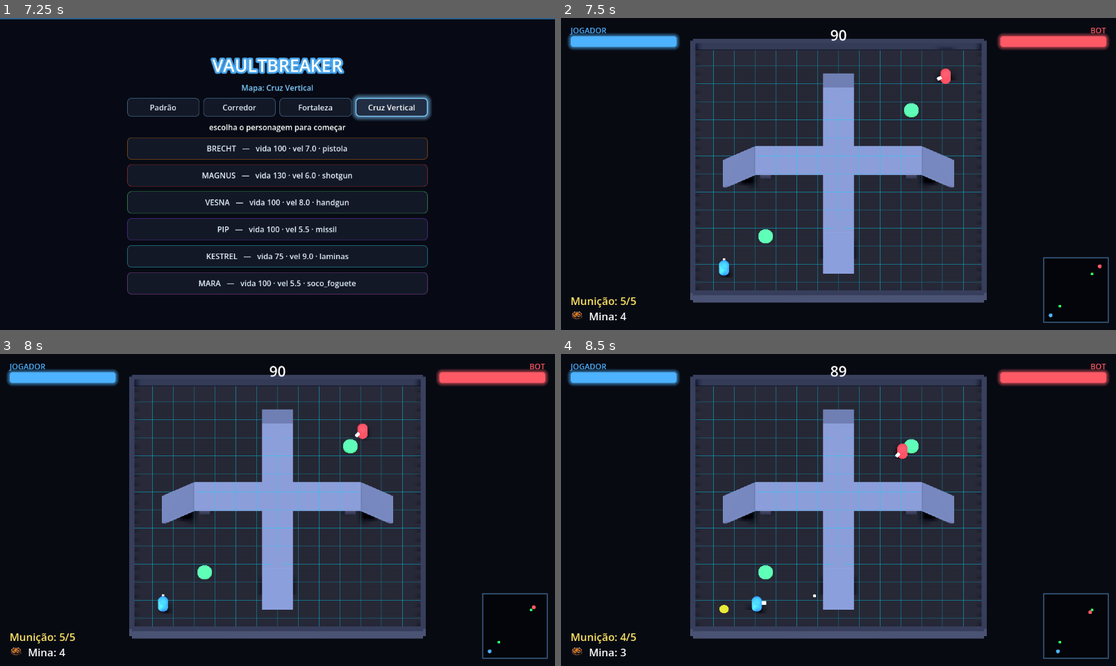
Above: before the commit, frames 1-4 (two rows, left to right).
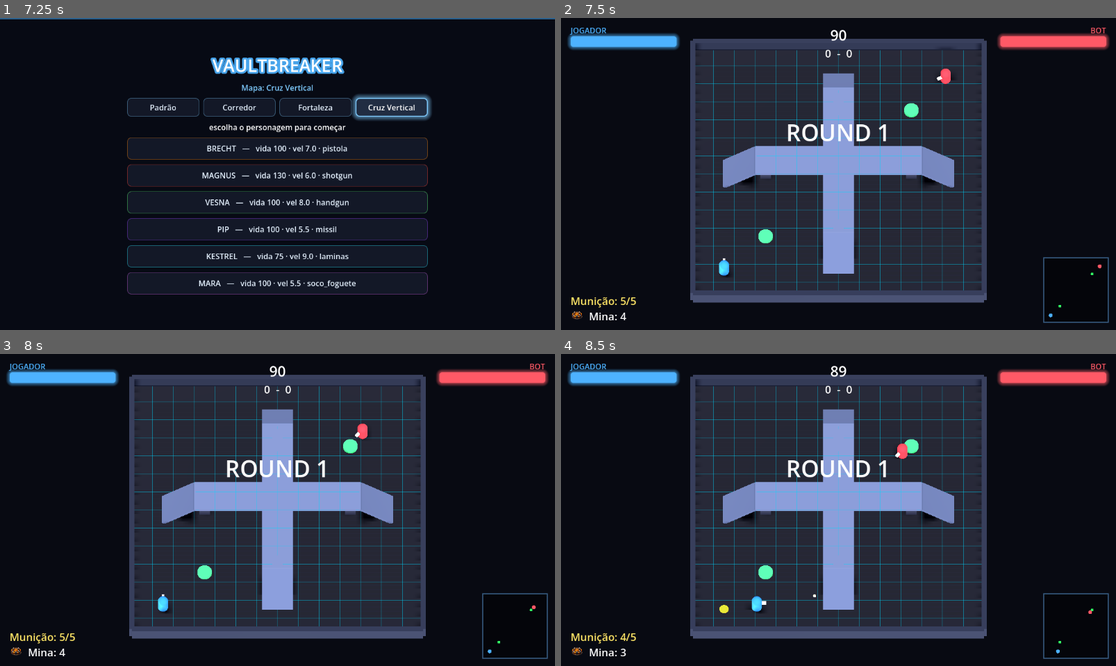
Above: after the commit, the same moments.

Repository: Philipe91/GamePh
Game: Godot game, scene res://scenes/ui/titulo.tscn
Same seed, same stepped clock (60 frames per second), same inputs: the game is played once before the commit and once after it.
Inputs (mouse positions are in pixels of both pictures, inside the frame that each line leads up to):
- Up to frame 1 (7.25 s): click "Normal" at 0.5 s; click "Normal" at 1.25 s; click "Fácil" at 2 s; click "Difícil" at 2.75 s; click "VS COM (contra o bot)" at 3.5 s; click "Padrão" at 4.25 s; click "Corredor" at 5 s; click "Fortaleza" at 5.75 s; click "Cruz Vertical" at 6.5 s
- Up to frame 2 (7.5 s): click "BRECHT — vida 100 · vel 7.0 ·…" at 7.25 s
- Up to frame 3 (8 s): no input
- Up to frame 4 (8.5 s): tap Enter (ui_accept) at 8, 8.27 s; move the mouse to (960, 494) at 8.02 s; hold D from 8.03 s (still down); tap Space at 8.1 s; click (960, 494) at 8.17 s

Frame 1 is identical in both runs. In frame 2, 0.5% of the frame differs, in the area x 40-59%, y 10-40%; in frame 3, 0.5%; in frame 4, 0.5%.

Commit message:
G3 (gameplay): partida em rounds (melhor de 3) com placar e reset
- game_manager: v1/v2/round_num, ROUNDS_PRA_VENCER=2, pausa entre rounds; sinais
  round_comecou/round_acabou/placar_mudou; partida_acabou so no fim do match
- combatente.reiniciar() (vida/municao/status) + bot.reiniciar() (estado de IA);
  grid_manager.limpar_armadilhas(); arena reseta posicoes+vida+armadilhas a cada round
  (field traps/Vaults permanecem); HUD placar + anuncio "ROUND N"
- GDD 7.3 atualizado com a decisao de rounds; PLANO atualizado
- teste headless: round 1 (1-0, partida nao acaba), transicao auto pro round 2, match 2-0. 120/120

Diff:
--- a/autoloads/game_manager.gd
+++ b/autoloads/game_manager.gd
@@ -1,29 +1,42 @@
 extends Node
-## GameManager — autoload (singleton) do estado da partida (GDD seção 4 / bloco 5).
+## GameManager — autoload (singleton) do estado da partida.
 ##
-## Cuida do relógio de 90s e das regras de vitória:
-##  - Vence quem zerar o Healer do oponente.
-##  - Se o tempo acabar, vence quem tomou MENOS dano (maior Healer); empate possível.
+## Partida em ROUNDS (melhor de 3 — GDD 12, [decisão 2026-06-19]): vence quem ganhar 2
+## rounds. Cada round tem relógio de 90s; vence o round quem zerar o Healer do oponente,
+## ou (no fim do tempo) quem tomou menos dano. Entre rounds há uma pausa curta; a arena
+## reseta posições, vida cheia e armadilhas ao ouvir `round_comecou`.
 ##
 ## Não referencia player/bot por nome: a arena registra os combatentes em
 ## iniciar_partida() e o GameManager ouve o sinal healer_zerou de cada um.
 
 ## Emitido a cada tick com o tempo restante (a HUD ouve).
 signal tempo_mudou(restante: float)
-## Emitido uma vez ao fim. vencedor_id: 1=jogador, 2=bot, 0=empate.
+## Emitido ao FIM DA PARTIDA (alguém fez 2 rounds). vencedor_id: 1=jogador, 2=bot.
 signal partida_acabou(vencedor_id: int, motivo: String)
-## Emitido uma vez quando faltam 30s (a arena solta o Spark Bit — GDD 7.3).
+## Emitido ao fim de cada ROUND (com o placar atualizado).
+signal round_acabou(vencedor_id: int, motivo: String, v1: int, v2: int)
+## Emitido no começo de cada round (a arena reseta e a HUD anuncia "ROUND N").
+signal round_comecou(numero: int)
+## Emitido quando o placar muda (a HUD atualiza).
+signal placar_mudou(v1: int, v2: int)
+## Emitido uma vez por round quando faltam 30s (a arena solta o Spark Bit — GDD 7.3).
 signal faltam_30s
 
 const DURACAO_PARTIDA: float = 90.0
 const AVISO_SPARK: float = 30.0
+const ROUNDS_PRA_VENCER: int = 2       # melhor de 3
+const PAUSA_ENTRE_ROUNDS: float = 2.0  # segundos da tela "ROUND N"
 
-enum Estado { OCIOSO, JOGANDO, ACABOU }
+enum Estado { OCIOSO, JOGANDO, ENTRE_ROUNDS, ACABOU }
 
 var tempo_restante: float = DURACAO_PARTIDA
+var round_num: int = 1
+var v1: int = 0                         # rounds ganhos pelo jogador 1
+var v2: int = 0                         # rounds ganhos pelo jogador 2
 var _estado: Estado = Estado.OCIOSO
 var _combatentes: Array = []
 var _avisou_30s: bool = false
+var _t_entre_round: float = 0.0
 
 ## Personagens escolhidos na tela de seleção (caminho do .tres). "" = usa o default.
 var personagem_jogador: String = ""
@@ -37,19 +50,35 @@
 var dificuldade: String = "normal"
 
 
-## Inicia (ou reinicia) a partida com a lista de combatentes (nós com Healer e id).
+## Inicia (ou reinicia) a PARTIDA: zera o placar e começa o round 1.
 func iniciar_partida(combatentes: Array) -> void:
 	_combatentes = combatentes
 	for c in _combatentes:
 		if c.has_signal("healer_zerou") and not c.healer_zerou.is_connected(_ao_combatente_zerar):
 			c.healer_zerou.connect(_ao_combatente_zerar.bind(c))
+	v1 = 0
+	v2 = 0
+	round_num = 1
+	placar_mudou.emit(v1, v2)
+	_comecar_round()
+
+
+## Começa o round atual: relógio cheio, avisa a arena (que reseta) e a HUD.
+func _comecar_round() -> void:
 	tempo_restante = DURACAO_PARTIDA
+	_avisou_30s = false
 	_estado = Estado.JOGANDO
-	_avisou_30s = false
+	round_comecou.emit(round_num)
 	tempo_mudou.emit(tempo_restante)
 
 
 func _process(delta: float) -> void:
+	if _estado == Estado.ENTRE_ROUNDS:
+		_t_entre_round -= delta
+		if _t_entre_round <= 0.0:
+			round_num += 1
+			_comecar_round()
+		return
 	if _estado != Estado.JOGANDO:
 		return
 	tempo_restante = maxf(0.0, tempo_restante - delta)
@@ -61,14 +90,14 @@
 		_decidir_por_tempo()
 
 
-## Quando um combatente zera, vence o outro time.
+## Quando um combatente zera, o OUTRO ganha o round.
 func _ao_combatente_zerar(combatente: Node) -> void:
 	if _estado != Estado.JOGANDO:
 		return
-	_terminar(_outro_id(combatente.id_jogador), "Healer zerado")
+	_fim_round(_outro_id(combatente.id_jogador), "Healer zerado")
 
 
-## No fim do tempo, vence quem tem mais Healer (tomou menos dano). Empate se igual.
+## No fim do tempo, ganha o round quem tem mais Healer (tomou menos dano). Empate possível.
 func _decidir_por_tempo() -> void:
 	var melhor: Node = null
 	var empate := false
@@ -79,14 +108,26 @@
 		elif is_equal_approx(c.healer, melhor.healer):
 			empate = true
 	var vencedor := 0 if (empate or melhor == null) else int(melhor.id_jogador)
-	_terminar(vencedor, "Tempo esgotado")
+	_fim_round(vencedor, "Tempo esgotado")
 
 
-func _terminar(vencedor_id: int, motivo: String) -> void:
-	_estado = Estado.ACABOU
+## Fecha um round: contabiliza, atualiza o placar e decide se a PARTIDA acabou.
+func _fim_round(vencedor_id: int, motivo: String) -> void:
+	if vencedor_id == 1:
+		v1 += 1
+	elif vencedor_id == 2:
+		v2 += 1
+	placar_mudou.emit(v1, v2)
+	round_acabou.emit(vencedor_id, motivo, v1, v2)
 	AudioManager.tocar("vitoria")
-	Persistencia.registrar_resultado(vencedor_id)  # progressão local (vitórias/derrotas)
-	partida_acabou.emit(vencedor_id, motivo)
+	if v1 >= ROUNDS_PRA_VENCER or v2 >= ROUNDS_PRA_VENCER:
+		_estado = Estado.ACABOU
+		var campeao := 1 if v1 > v2 else 2
+		Persistencia.registrar_resultado(campeao)  # progressão local (vitórias/derrotas)
+		partida_acabou.emit(campeao, motivo)
+	else:
+		_estado = Estado.ENTRE_ROUNDS
+		_t_entre_round = PAUSA_ENTRE_ROUNDS
 
 
 func _outro_id(id: int) -> int:
--- a/autoloads/grid_manager.gd
+++ b/autoloads/grid_manager.gd
@@ -112,6 +112,11 @@
 	return _armadilhas.get(coord, {})
 
 
+## Limpa o registro de todas as armadilhas (reset de round). Não mexe nos tipos de tile.
+func limpar_armadilhas() -> void:
+	_armadilhas.clear()
+
+
 ## Coords das armadilhas de OUTRO dono cujo centro está a até `raio` (mundo) de `centro`.
 ## Usado pelo Caution Mode (GDD 6.1) pra revelar a teia inimiga dentro do alcance.
 func armadilhas_inimigas_no_raio(dono: int, centro: Vector3, raio: float) -> Array[Vector2i]:
--- a/scenes/arena/arena.gd
+++ b/scenes/arena/arena.gd
@@ -12,6 +12,9 @@
 
 ## Pontes com oclusão dinâmica (somem quando alguém passa embaixo — GDD 11).
 var _pontes: Array = []
+## Guardados pra resetar a cada round (GDD 12).
+var _mapa: Resource = null
+var _oponente: Node = null
 
 
 func _ready() -> void:
@@ -113,14 +116,33 @@
 		player.aplicar_personagem(load(GameManager.personagem_jogador))
 	if GameManager.personagem_bot != "":
 		oponente.aplicar_personagem(load(GameManager.personagem_bot))
-	# Modo normal de jogo: liga a HUD e inicia a partida (timer + regras de vitória).
+	# Modo normal de jogo: liga a HUD e inicia a partida (rounds + regras de vitória).
+	_mapa = mapa
+	_oponente = oponente
 	$HUD.configurar(player, oponente)
 	for c in mapa.vaults:
 		_colocar_vault(c)                           # Vaults do mapa (GDD 8)
 	_colocar_field_traps(mapa)                      # caixas, esteiras, lançadores, pontes
 	add_child(preload("res://scenes/ui/pausa.tscn").instantiate())  # menu de pausa (ESC)
 	GameManager.faltam_30s.connect(_ao_faltar_30s)  # Spark Bit aos 30s (GDD 7.3)
+	GameManager.round_comecou.connect(_ao_round_comecou)  # reset a cada round (GDD 12)
 	GameManager.iniciar_partida([player, oponente])
+
+
+## Reset de round (GDD 12): limpa armadilhas/projeteis/itens/fx, restaura vida e
+## reposiciona os combatentes nos spawns. Field traps e Vaults do mapa permanecem.
+func _ao_round_comecou(_numero: int) -> void:
+	GridManager.limpar_armadilhas()
+	for grupo in ["armadilhas", "projeteis", "plasmas", "itens", "fx"]:
+		for n in get_tree().get_nodes_in_group(grupo):
+			n.queue_free()
+	player.reiniciar()
+	player.global_position = GridManager.grid_to_world(_mapa.spawn_jogador)
+	player.global_position.y = 1.0
+	if _oponente != null and is_instance_valid(_oponente):
+		_oponente.reiniciar()
+		_oponente.global_position = GridManager.grid_to_world(_mapa.spawn_bot)
+		_oponente.global_position.y = 1.0
 
 
 ## Instancia os field traps do mapa (GDD 10) nos tiles indicados. Posição antes do
@@ -938,16 +960,27 @@
 	_pontes.clear()
 	await get_tree().physics_frame
 
-	# Bloco 5: regras de vitória. Restaura os Healers (o bot levou as detonações do bloco 4).
+	# G3: regras de partida em ROUNDS (melhor de 3). Sem listener da arena no --teste,
+	# então reseto os Healers manualmente entre os rounds.
+	player.set_physics_process(false)
+	bot.set_physics_process(false)
 	player.healer = Combatente.HEALER_MAX
 	bot.healer = Combatente.HEALER_MAX
 	GameManager.iniciar_partida([player, bot])
-	falhas += _checar("partida inicia em 90s", is_equal_approx(GameManager.tempo_restante, 90.0))
+	falhas += _checar("partida comeca em 90s no round 1", is_equal_approx(GameManager.tempo_restante, 90.0) and GameManager.round_num == 1)
+	falhas += _checar("placar comeca 0-0", GameManager.v1 == 0 and GameManager.v2 == 0)
 	var venceu := { "id": -1 }
 	GameManager.partida_acabou.connect(func(vid: int, _m: String): venceu["id"] = vid)
-	bot.receber_dano(999.0)  # zera o Healer do bot -> jogador vence
-	await get_tree().physics_frame
-	falhas += _checar("jogador vence quando bot zera", venceu["id"] == 1)
+	bot.receber_dano(999.0)                       # round 1 -> jogador
+	falhas += _checar("round 1 vai pro jogador (1-0)", GameManager.v1 == 1 and GameManager.v2 == 0)
+	falhas += _checar("partida NAO acaba no round 1", venceu["id"] == -1)
+	GameManager._process(GameManager.PAUSA_ENTRE_ROUNDS + 0.1)  # passa a pausa -> round 2
+	falhas += _checar("avanca automaticamente pro round 2", GameManager.round_num == 2)
+	player.healer = Combatente.HEALER_MAX
+	bot.healer = Combatente.HEALER_MAX
+	bot.receber_dano(999.0)                       # round 2 -> jogador faz 2 -> vence a partida
+	falhas += _checar("placar fica 2-0", GameManager.v1 == 2)
+	falhas += _checar("jogador vence a PARTIDA com 2 rounds", venceu["id"] == 1)
 
 	if falhas == 0:
 		print("[TESTE] RESULTADO: TODOS OS TESTES PASSARAM")
--- a/scenes/characters/bot.gd
+++ b/scenes/characters/bot.gd
@@ -174,6 +174,15 @@
 	return melhor
 
 
+## Reset de round: zera o estado de IA além do reset-base do Combatente.
+func reiniciar() -> void:
+	super.reiniciar()
+	_desarmando = null
+	_armadilhas_ativas = 0
+	_t_plantio = 2.0
+	_alvo = null
+
+
 ## Aplica gravidade (mapas verticais) ou trava a altura (mapas planos) + move_and_slide.
 func _mover(delta: float) -> void:
 	if gravidade_ativa:
--- a/scenes/characters/combatente.gd
+++ b/scenes/characters/combatente.gd
@@ -342,6 +342,25 @@
 	_imobilizado_restante = maxf(0.0, _imobilizado_restante - quantidade)
 
 
+## Reseta o combatente pro começo de um round (GDD 12): vida e munição cheias, limpa
+## status e estados de combate. A posição é reposicionada pela arena.
+func reiniciar() -> void:
+	healer = vida_max
+	municao = municao_max
+	_imobilizado_restante = 0.0
+	_slow_restante = 0.0
+	_speed_restante = 0.0
+	_protegido_restante = 0.0
+	_derrubado_restante = 0.0
+	_recarga_restante = 0.0
+	_cadencia_restante = 0.0
+	_soco_cd = 0.0
+	_carregando_unit = false
+	velocity = Vector3.ZERO
+	healer_mudou.emit(healer, vida_max)
+	municao_mudou.emit(municao, municao_max)
+
+
 ## Recupera Healer (capado no máximo). Usado pelo desarme bem-sucedido (GDD 6.2).
 func curar(qtd: float) -> void:
 	if qtd <= 0.0:
--- a/scenes/ui/hud.gd
+++ b/scenes/ui/hud.gd
@@ -19,6 +19,9 @@
 
 var _jogador: Node = null
 var _fim: bool = false   # partida acabou: habilita o rematch (Enter)
+var _lbl_placar: Label = null    # placar de rounds (ex.: "1  -  0")
+var _lbl_round: Label = null      # anúncio grande "ROUND N"
+var _t_round_aviso: float = 0.0   # tempo restante do anúncio na tela
 var _arma_icone: TextureRect = null   # ícone da armadilha selecionada (canto inferior esq.)
 var _icones_arma: Dictionary = {}     # tipo -> Texture2D (cache)
 
@@ -89,7 +92,36 @@
 	_arma_icone.offset_bottom = -12.0
 	add_child(_arma_icone)
 	lbl_minas.offset_left = 58.0   # abre espaço pro ícone na mesma linha
+	# Placar de rounds (topo-centro, abaixo do timer) e anúncio "ROUND N".
+	_lbl_placar = Label.new()
+	_lbl_placar.set_anchors_preset(Control.PRESET_CENTER_TOP)
+	_lbl_placar.offset_left = -80.0
+	_lbl_placar.offset_right = 80.0
+	_lbl_placar.offset_top = 58.0
+	_lbl_placar.offset_bottom = 86.0
+	_lbl_placar.add_theme_font_size_override("font_size", 22)
+	_lbl_placar.horizontal_alignment = HORIZONTAL_ALIGNMENT_CENTER
+	_lbl_placar.text = "0  -  0"
+	add_child(_lbl_placar)
+	_lbl_round = Label.new()
+	_lbl_round.set_anchors_preset(Control.PRESET_CENTER)
+	_lbl_round.offset_left = -200.0
+	_lbl_round.offset_right = 200.0
+	_lbl_round.offset_top = -120.0
+	_lbl_round.offset_bottom = -60.0
+	_lbl_round.add_theme_font_size_override("font_size", 48)
+	_lbl_round.horizontal_alignment = HORIZONTAL_ALIGNMENT_CENTER
+	_lbl_round.visible = false
+	add_child(_lbl_round)
+	GameManager.placar_mudou.connect(func(a: int, b: int): _lbl_placar.text = "%d  -  %d" % [a, b])
+	GameManager.round_comecou.connect(_ao_round_comecou)
 	_atualizar_label_armadilha()
+
+
+func _ao_round_comecou(numero: int) -> void:
+	_lbl_round.text = "ROUND %d" % numero
+	_lbl_round.visible = true
+	_t_round_aviso = 1.5
 
 
 ## Mostra "Nome: quantidade" da armadilha selecionada (rodapé esquerdo).
@@ -124,6 +156,11 @@
 ## Painel de desarme e prompt de retomada são dinâmicos (timer correndo): leio o estado
 ## do jogador a cada frame em vez de mil signals por segundo.
 func _process(_delta: float) -> void:
+	# Some o anúncio "ROUND N" depois de um tempo.
+	if _t_round_aviso > 0.0:
+		_t_round_aviso -= _delta
+		if _t_round_aviso <= 0.0 and _lbl_round != null:
+			_lbl_round.visible = false
 	# Rematch: ao fim da partida, Enter volta pra seleção de personagem.
 	if _fim and Input.is_action_just_pressed("ui_accept"):
 		get_tree().change_scene_to_file.call_deferred("res://scenes/ui/selecao.tscn")
Not shown, changed: GDD.md
Not shown, changed: docs/PLANO_POLIMENTO.md
